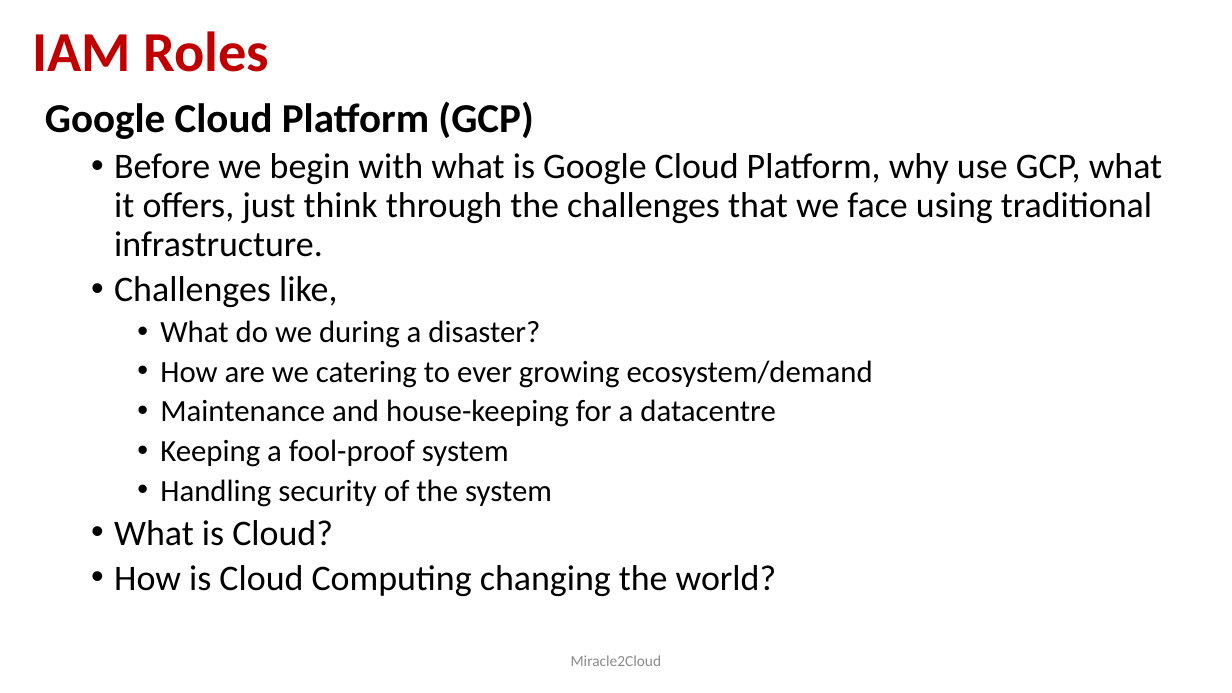
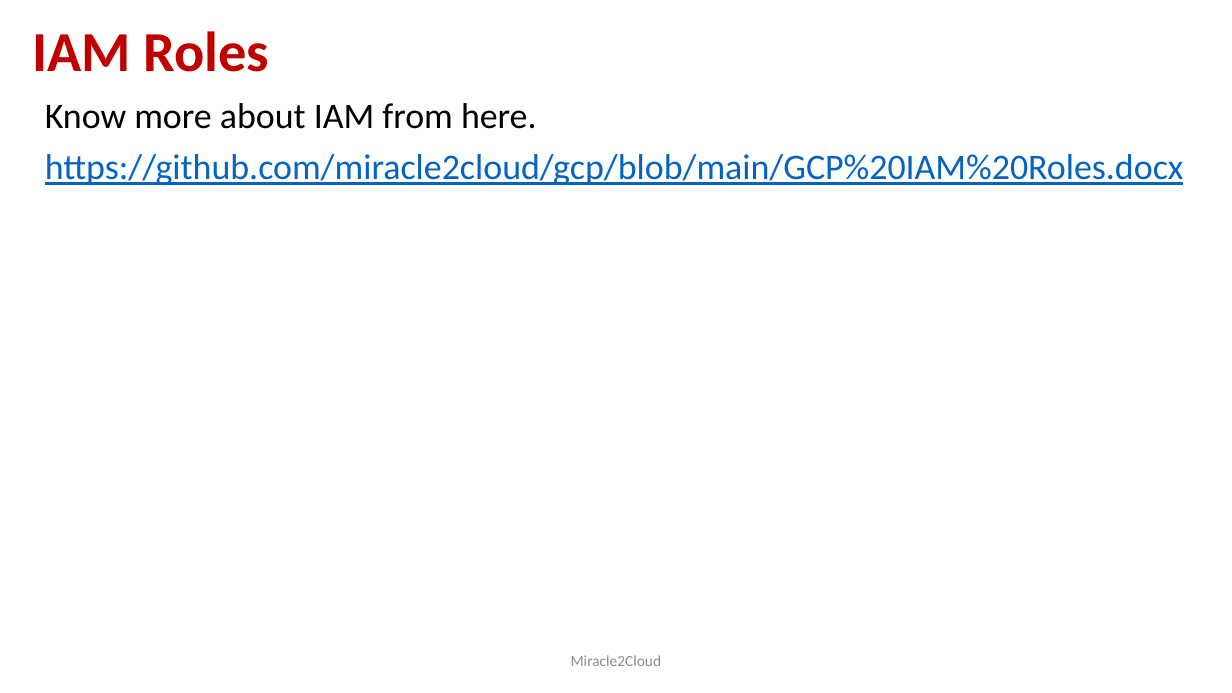
Before and after one commit to miracle2cloud/gcp, a slide deck: slide 34 of Google Cloud Platform.pptx (slide 32 before the commit). Drawn at 1232x693 pixels with LibreOffice and Linux fonts; fonts in the diff are those of the drawing. Boxes give left, top, right and bottom in pixels: in the first picture for what was removed or moved away, otherwise in the second. Text is boxed around its words. In the diff, an @@ line names an element or a change of style, - is before the commit and + after.

```diff
--- a/Google Cloud Platform.pptx
+++ b/Google Cloud Platform.pptx
@@ text at (45,103,1184,185): text changed; text colour #000000 to #0563C1 @@
-Google Cloud Platform (GCP)
-  • Before we begin with what is Google Cloud Platform, why use GCP, what it offers, just think through the challenges that we face using traditional infrastructure.
-  • Challenges like,
-    • What do we during a disaster?
-    • How are we catering to ever growing ecosystem/demand
-    • Maintenance and house-keeping for a datacentre
-    • Keeping a fool-proof system
-    • Handling security of the system
-  • What is Cloud?
-  • How is Cloud Computing changing the world?
+Know more about IAM from here.
+https://github.com/miracle2cloud/gcp/blob/main/GCP%20IAM%20Roles.docx
```
Also in this commit, not shown: 5 other slides changed, 3 slides added, 2 slides removed.
